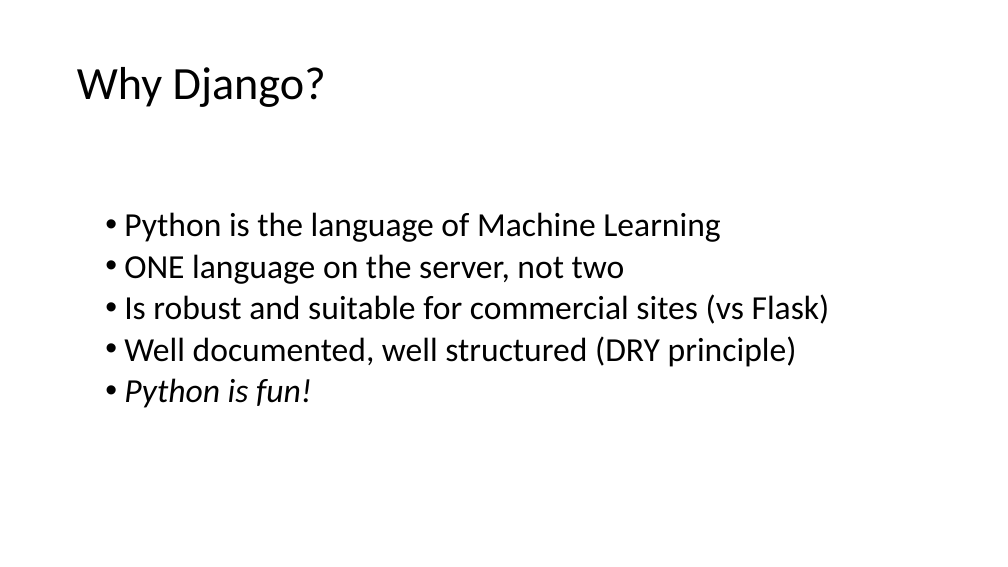
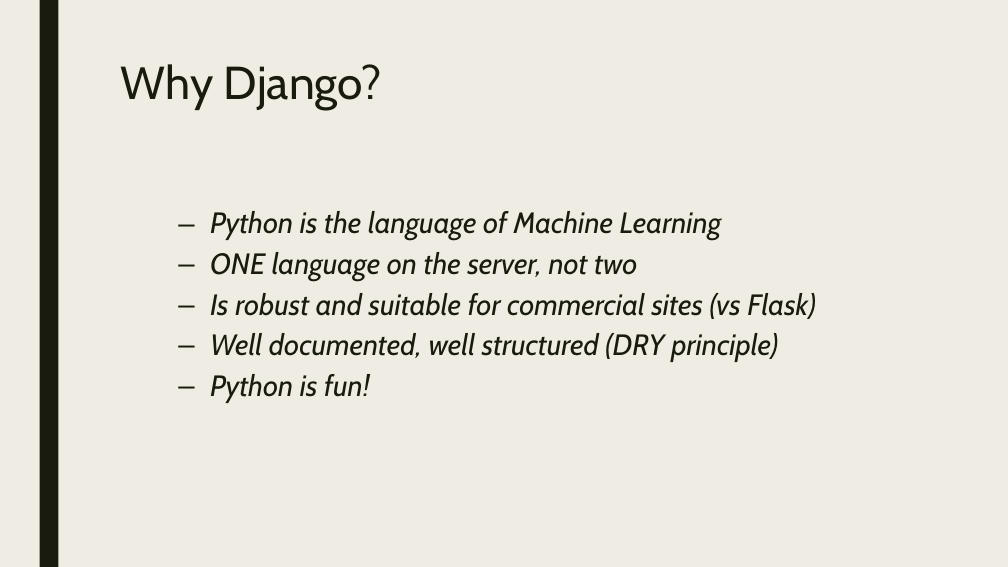
Before and after one commit to cwinsor/django_102_pluralsight, a slide deck: slide 4 of presentation.pptx. Drawn at 1008x567 pixels with LibreOffice and Linux fonts; fonts in the diff are those of the drawing. Boxes give left, top, right and bottom in pixels: in the first picture for what was removed or moved away, otherwise in the second. Text is boxed around its words. In the diff, an @@ line names an element or a change of style, - is before the commit and + after.

```diff
--- a/presentation.pptx
+++ b/presentation.pptx
@@ background #FFFFFF to #EFEDE3 @@
@@ rectangle added at <box>39,0,58,567</box>, fill #191B0E @@
@@ title "Why Django?": place and size @@
-title "Why Django?" at <box>77,67,326,107</box>
+title "Why Django?" at <box>121,64,382,110</box>
@@ title "Why Django?" at <box>121,64,382,110</box>: font Calibri to Cabin, text colour #000000 to #191B0E; line spacing 0.9 to 0.89; vertical alignment middle to top @@
@@ text "Python is the language of ...": place and size @@
-text "Python is the language of ..." at <box>124,212,830,408</box>
+text "Python is the language of ..." at <box>210,211,815,403</box>
@@ text "Python is the language of ..." at <box>210,211,815,403</box>: size 32 to 28 pt, font Calibri to Cabin, text colour #000000 to #191B0E, italic on; bullet • to –; line spacing 0.9 to 0.94; more space between paragraphs @@
```
Also in this commit, not shown: 16 other slides changed, 3 slides removed.
